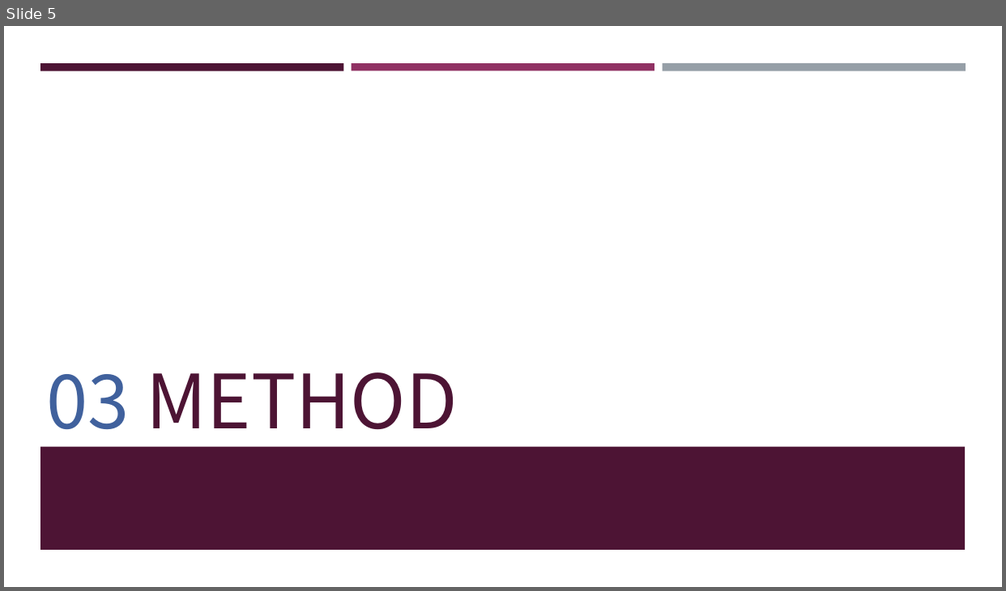
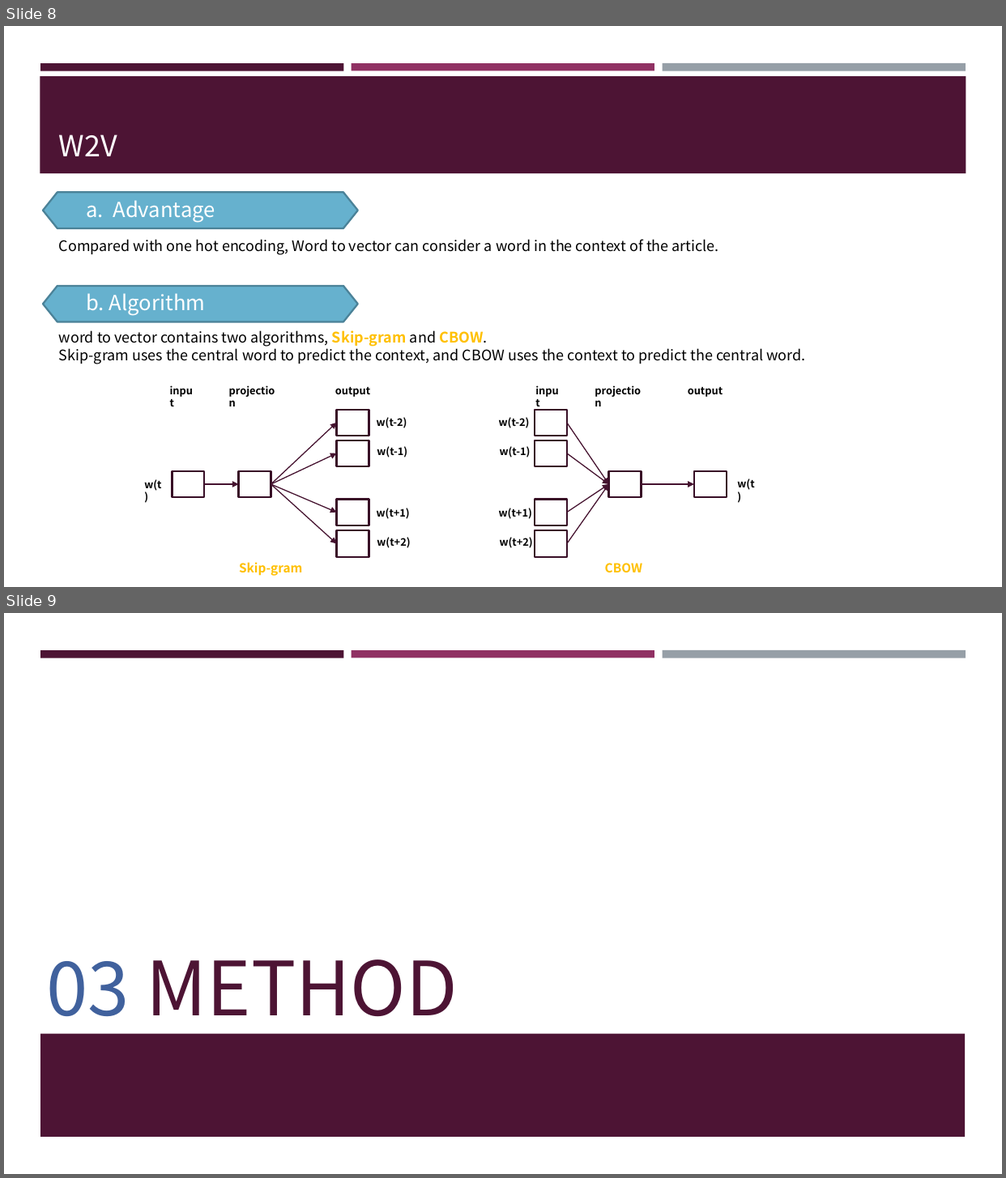
Before and after one commit to frankye1000/NYCU-DigitalMedicine, a slide deck: Case Presentation 1 Data/ppt/case1.pptx. Shown one above the other, each under a label of ours: slide 5 before the commit, slides 8 and 9 after it. The pictures are 1006x591 and 1006x1178 pixels, drawn with LibreOffice and Linux fonts; fonts in the diff are those of the drawing. Boxes give left, top, right and bottom in pixels: in the first picture for what was removed or moved away, otherwise in the second. Text is boxed around its words. In the diff, an @@ line names an element or a change of style, - is before the commit and + after.

```diff
--- a/Case Presentation 1 Data/ppt/case1.pptx
+++ b/Case Presentation 1 Data/ppt/case1.pptx
@@ slide 8 added at [4,26,1002,587], background #FFFFFF; not listed: 3 template elements that a slide beside it also shows @@
@@ rectangle added at [40,76,966,173], fill #4D1434 @@
@@ title added at [59,135,117,156], 28 pt, text #FFFEFF @@
+W2V
@@ hexagon added at [43,192,358,228], fill #66B1CE, outline #4B8398 1.75 pt @@
@@ text added at [86,200,215,222], 20 pt, text #FFFFFF @@
+a. Advantage
@@ text added at [59,239,719,255], 14 pt, text #000000 @@
+Compared with one hot encoding, Word to vector can consider a word in the context of the article.
@@ hexagon added at [43,286,358,322], fill #66B1CE, outline #4B8398 1.75 pt @@
@@ text added at [86,293,206,316], 20 pt, text #FFFFFF @@
+b. Algorithm
@@ text added at [59,331,805,365], 14 pt, text #000000 @@
+word to vector contains two algorithms, Skip-gram and CBOW.
+Skip-gram uses the central word to predict the context, and CBOW uses the context to predict the central word.
@@ group added at [499,381,754,557]: 8 texts, 6 rectangles, 5 arrows @@
+input
+projection
+output
+w(t)
+w(t-2)
+w(t-1)
+w(t+1)
+w(t+2)
@@ group added at [144,381,410,576]: 9 texts, 6 rectangles, 5 arrows @@
+Skip-gram
+input
+projection
+output
+w(t)
+w(t-2)
+w(t-1)
+w(t+1)
+w(t+2)
@@ text added at [605,563,642,573], 12 pt, text #FFC000, bold @@
+CBOW
@@ what was slide 5 is now slide 9 @@
```
Also in this commit, not shown: 1 slide changed, 9 other slides added, 1 slide removed, 3 other files.
